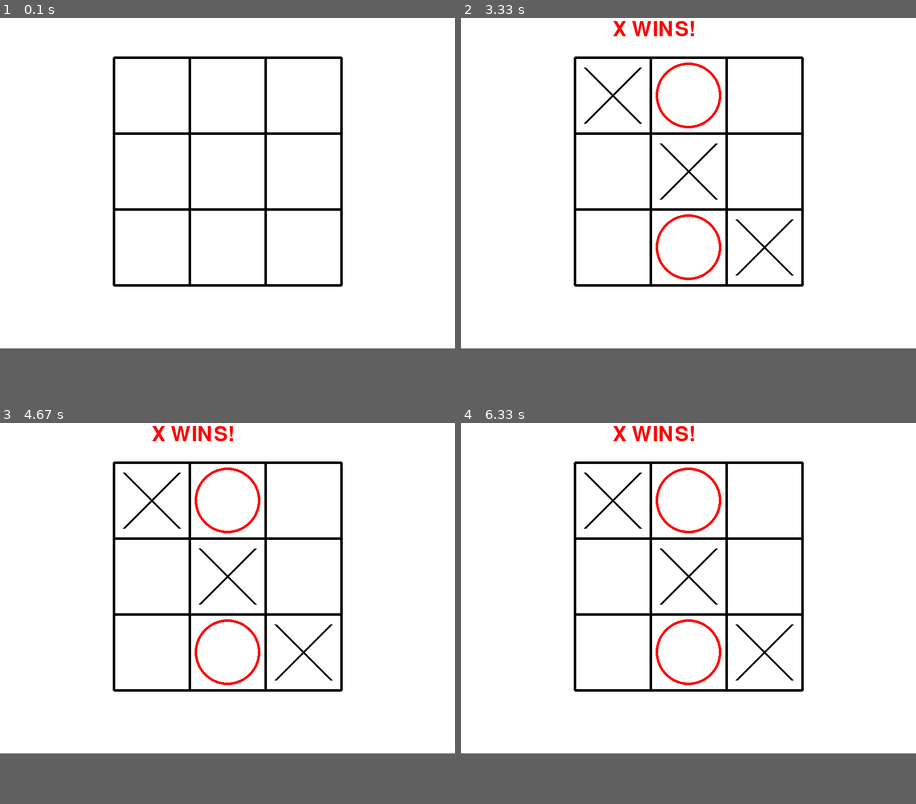
Above: before the commit, frames 1-4 (two rows, left to right).
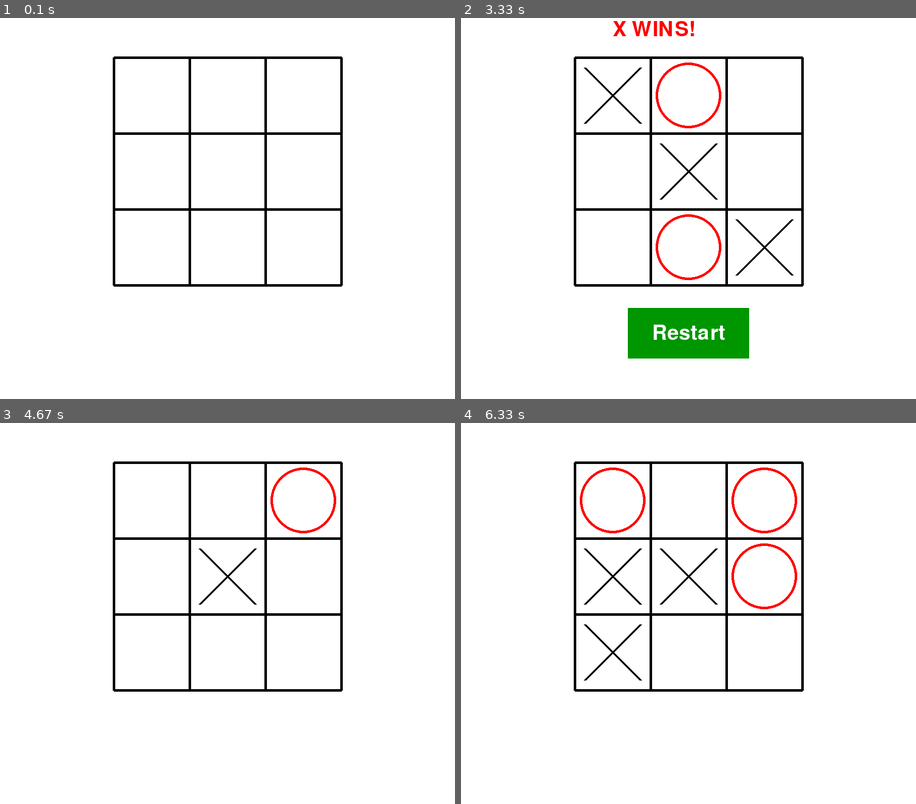
Above: after the commit, the same moments.

Repository: aanchal769/pygame-tic-tac-toe
Game: pygame game, started from main..py
The game is run twice, just before and just after one commit, with the same random seed, the same clock (stepped at 60 frames per second) and the same inputs.
Inputs (mouse positions are in pixels of both pictures, inside the frame that each line leads up to):
- Up to frame 1 (0.1 s): no input
- Up to frame 2 (3.33 s): click (688, 197) at 0.38 s; click (693, 223) at 0.72 s; click (743, 231) at 1.55 s; click (697, 59) at 1.88 s; click (624, 113) at 3.22 s
- Up to frame 3 (4.67 s): click (227, 739) at 3.55 s, where only the run after the commit has a clickable "Restart"; click (227, 575) at 3.88 s; click (323, 529) at 4.22 s
- Up to frame 4 (6.33 s): click (579, 670) at 5.05 s; click (588, 529) at 5.38 s; click (588, 567) at 5.72 s; click (784, 548) at 6.05 s
In our replay, the window is 900x700 before the commit and 900x800 after it. These sizes can differ from the game's own. Grey fills any space a smaller window leaves; there, only what the larger window draws over its background counts as a difference.

The runs differ from the first frame. In frame 1, only the window size differs. In frame 2, 3.3% of the frame differs, in the area x 36-64%, y 76-90%; in frame 3, 1.5%; in frame 4, 2.4%.

Commit message:
Add restart button and game reset functionality

Diff:
--- a/main..py
+++ b/main..py
@@ -3,9 +3,11 @@
 pygame.init()
 
 
-screen=pygame.display.set_mode((900,700))
+screen=pygame.display.set_mode((900,800))
 
 pygame.display.set_caption("Tic Tac Toe")
+
+restart_button=pygame.Rect(330,620,240,100)
 
 font =pygame.font.Font(None,60)
 
@@ -19,6 +21,12 @@
 running=True
 while running:
     screen.fill(WHITE)
+
+    if game_over:
+          pygame.draw.rect(screen,(0,150,0) ,restart_button)
+          button_text=font.render("Restart",True,(255,255,255))
+          button_rect=button_text.get_rect(center=restart_button.center)
+          screen.blit(button_text,button_rect)
 
     pygame.draw.line(screen,(0,0,0),(225,125),(675,125),5)
     pygame.draw.line(screen,(0,0,0),(225,275),(675,275),5)
@@ -55,11 +63,20 @@
             running=False
 
         if event.type==pygame.MOUSEBUTTONDOWN:
-            if game_over==False:
+
+            if  game_over and restart_button.collidepoint(event.pos):
+               board=["","","","","","","","",""]
+               winner=""
+               draw=False
+               game_over=False
+               current_player="X"
+
+            elif game_over==False:
+
 
                mouse_pos=event.pos
                x,y=mouse_pos
-               if 225<=x<=675 and 125<y<=575:
+               if 225<=x<=675 and 125<=y<=575:
 
                   row=(y-125)//150
                   col=(x-225)//150
@@ -113,12 +130,12 @@
                         game_over=True
 
 
-    if winner=="" :
-          if "" not in board:
+    if winner=="" and "" not in board:
                 draw=True
                 game_over=True
 
-                text=font.render("sorry next time!",True,(255,0,0))
+    if draw:
+                text=font.render("Its's a Draw!",True,(255,0,0))
 
                 screen.blit(text,(300,50))
 
